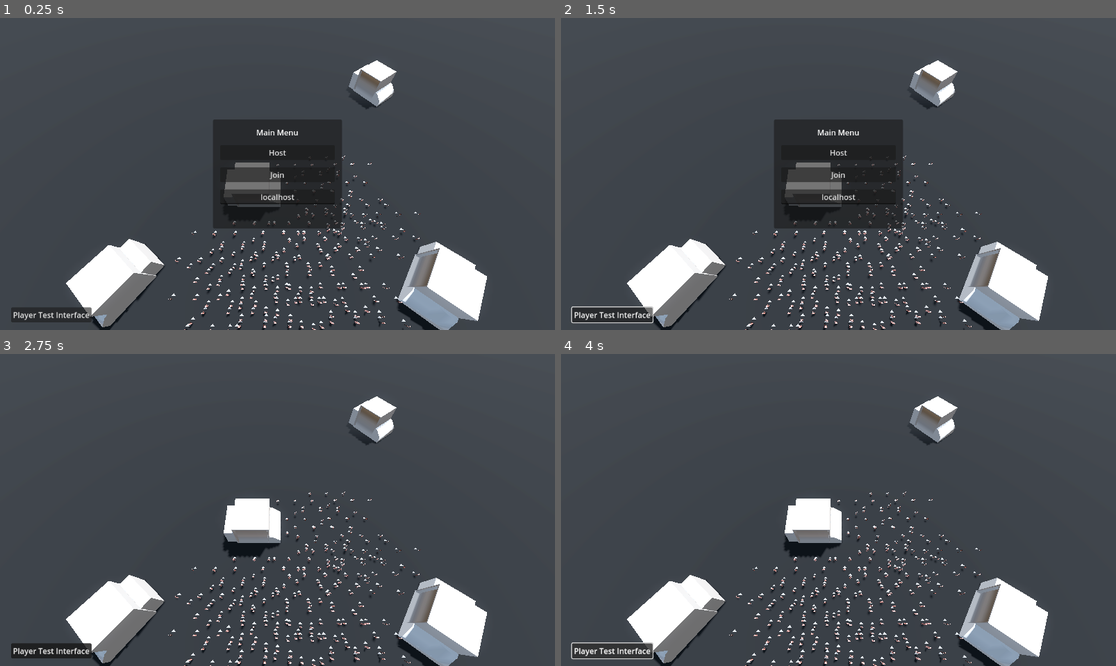
Above: before the commit, frames 1-4 (two rows, left to right).
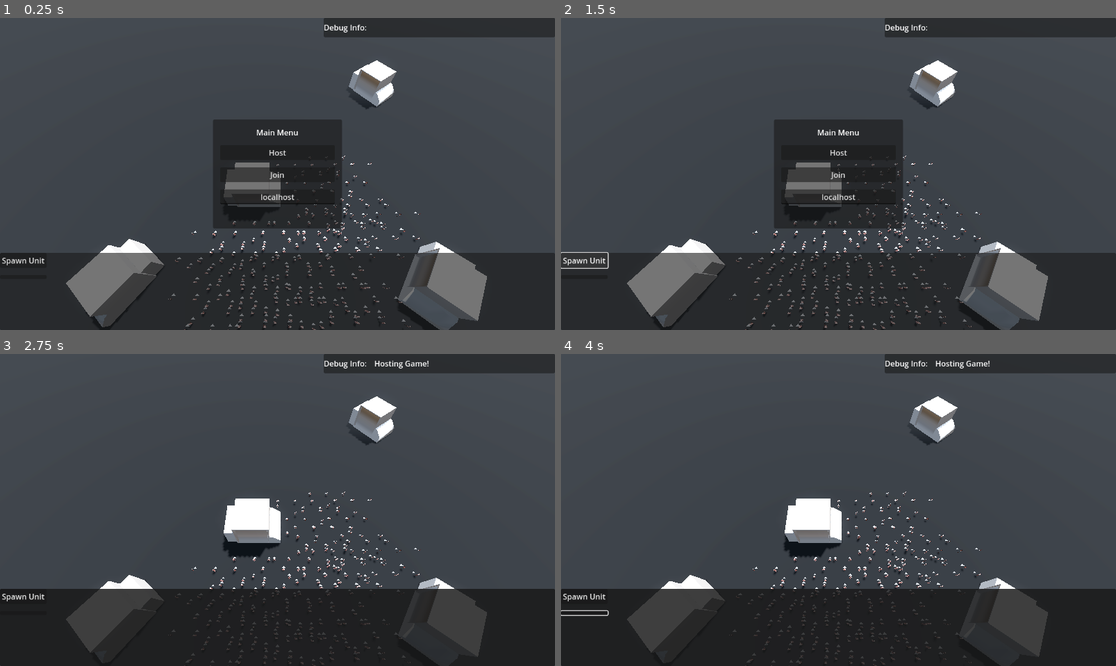
Above: after the commit, the same moments.

Repository: Tanner-Perham/ProjectRTS_v2
Game: Godot game, scene res://scenes/world_test_scene.tscn
Two runs of this game, one before a commit and one after it. Both use one fixed random seed, a clock stepped at 60 frames per second and the inputs below.
Inputs (mouse positions are in pixels of both pictures, inside the frame that each line leads up to):
- Up to frame 1 (0.25 s): no input
- Up to frame 2 (1.5 s): click (610, 314) at 0.5 s, where only the run before the commit has a clickable "Player Test Interface"; click (583, 261) at 1.25 s, where only the run after the commit has a clickable "Spawn Unit"
- Up to frame 3 (2.75 s): click "Host" at 2 s
- Up to frame 4 (4 s): click (583, 612) at 2.77 s; click (610, 650) at 3.5 s, where only the run before the commit has a clickable "Player Test Interface"

The runs differ from the first frame. In frame 1, 26% of the frame differs, in the area x 0-100%, y 0-100%; in frame 2, 25%; in frame 3, 26%; in frame 4, 26%.

Commit message:
Implemented test unit spawning and tested ownership and movement of spawned units

Diff:
--- /dev/null
+++ b/assets/UI_Canvas_Material.tres
@@ -0,0 +1,3 @@
+[gd_resource type="CanvasItemMaterial" format=3 uid="uid://kth8ims7cc0b"]
+
+[resource]
--- a/scenes/Player.tscn
+++ b/scenes/Player.tscn
@@ -1,8 +1,9 @@
-[gd_scene load_steps=5 format=3 uid="uid://cdykdax77yjlk"]
+[gd_scene load_steps=6 format=3 uid="uid://cdykdax77yjlk"]
 
 [ext_resource type="Script" uid="uid://d1bursc6as6l1" path="res://scripts/Player_Interface.gd" id="1_3li8b"]
 [ext_resource type="Texture2D" uid="uid://o4e4wrbs2rrl" path="res://image/selectionbox.png" id="2_mdl7e"]
 [ext_resource type="Script" uid="uid://bug0to2bo4wi" path="res://scripts/RTS_Camera.gd" id="3_qu4a1"]
+[ext_resource type="Material" uid="uid://kth8ims7cc0b" path="res://assets/UI_Canvas_Material.tres" id="4_mdl7e"]
 
 [sub_resource type="BoxShape3D" id="BoxShape3D_fabqq"]
 size = Vector3(325, 1, 170.624)
@@ -12,6 +13,7 @@
 metadata/_edit_lock_ = true
 
 [node name="Button" type="Button" parent="."]
+visible = false
 offset_left = 23.0
 offset_top = 601.0
 offset_right = 190.0
@@ -49,3 +51,34 @@
 shape = SubResource("BoxShape3D_fabqq")
 
 [node name="ui_formation_nodes" type="Node3D" parent="."]
+
+[node name="GameInterface" type="CanvasLayer" parent="."]
+
+[node name="PanelContainer" type="PanelContainer" parent="GameInterface"]
+top_level = true
+material = ExtResource("4_mdl7e")
+anchors_preset = 2
+anchor_top = 1.0
+anchor_bottom = 1.0
+offset_top = -160.0
+offset_right = 1152.0
+grow_vertical = 0
+
+[node name="HBoxContainer" type="HBoxContainer" parent="GameInterface/PanelContainer"]
+layout_mode = 2
+theme_override_constants/separation = 20
+
+[node name="GridContainer" type="GridContainer" parent="GameInterface/PanelContainer/HBoxContainer"]
+layout_mode = 2
+size_flags_horizontal = 0
+theme_override_constants/h_separation = 15
+theme_override_constants/v_separation = 15
+
+[node name="SpawnUnit" type="Button" parent="GameInterface/PanelContainer/HBoxContainer/GridContainer"]
+layout_mode = 2
+text = "Spawn Unit"
+
+[node name="Button2" type="Button" parent="GameInterface/PanelContainer/HBoxContainer/GridContainer"]
+layout_mode = 2
+
+[connection signal="pressed" from="GameInterface/PanelContainer/HBoxContainer/GridContainer/SpawnUnit" to="." method="_on_spawn_unit_pressed"]
--- /dev/null
+++ b/scenes/debug_info.tscn
@@ -0,0 +1,22 @@
+[gd_scene format=3 uid="uid://djtawjxwim072"]
+
+[node name="DebugInfo" type="CanvasLayer"]
+
+[node name="PanelContainer" type="PanelContainer" parent="."]
+anchors_preset = 1
+anchor_left = 1.0
+anchor_right = 1.0
+offset_left = -480.0
+offset_bottom = 40.0
+grow_horizontal = 0
+
+[node name="HBoxContainer" type="HBoxContainer" parent="PanelContainer"]
+layout_mode = 2
+theme_override_constants/separation = 15
+
+[node name="Label" type="Label" parent="PanelContainer/HBoxContainer"]
+layout_mode = 2
+text = "Debug Info:"
+
+[node name="NetworkStatus" type="Label" parent="PanelContainer/HBoxContainer"]
+layout_mode = 2
--- a/scenes/world_test_scene.tscn
+++ b/scenes/world_test_scene.tscn
@@ -1,9 +1,10 @@
-[gd_scene load_steps=12 format=3 uid="uid://cjqgbnv2uf5rv"]
+[gd_scene load_steps=13 format=3 uid="uid://cjqgbnv2uf5rv"]
 
 [ext_resource type="Script" uid="uid://hq0vuwrwygpv" path="res://scripts/world.gd" id="1_uf3he"]
 [ext_resource type="PackedScene" uid="uid://cdykdax77yjlk" path="res://scenes/Player.tscn" id="1_y8mov"]
 [ext_resource type="PackedScene" uid="uid://by83x3paktynw" path="res://gltf/building.dae" id="2_1lx0s"]
 [ext_resource type="PackedScene" uid="uid://cfad5wy2om38f" path="res://scenes/test_unit.tscn" id="4_k6mqi"]
+[ext_resource type="PackedScene" uid="uid://djtawjxwim072" path="res://scenes/debug_info.tscn" id="5_wjhqw"]
 
 [sub_resource type="ProceduralSkyMaterial" id="ProceduralSkyMaterial_1fvuv"]
 sky_horizon_color = Color(0.64625, 0.65575, 0.67075, 1)
@@ -1264,8 +1265,10 @@
 alignment = 1
 
 [node name="MultiplayerSpawner" type="MultiplayerSpawner" parent="."]
-_spawnable_scenes = PackedStringArray("uid://cdykdax77yjlk")
+_spawnable_scenes = PackedStringArray("uid://cdykdax77yjlk", "uid://cfad5wy2om38f")
 spawn_path = NodePath("..")
+
+[node name="DebugInfo" parent="." instance=ExtResource("5_wjhqw")]
 
 [connection signal="pressed" from="CanvasLayer/MainMenu/MarginContainer/VBoxContainer/HostButton" to="." method="_on_host_button_pressed"]
 [connection signal="pressed" from="CanvasLayer/MainMenu/MarginContainer/VBoxContainer/JoinButton" to="." method="_on_join_button_pressed"]
--- a/scripts/Player_Interface.gd
+++ b/scripts/Player_Interface.gd
@@ -11,6 +11,11 @@
 @onready var player_camera_visibleunits_Area3D: Area3D = $camera_base/visibleunits_area3D
 @onready var ui_dragbox: NinePatchRect = $ui_dragbox
 @onready var ui_formation_nodes_tree: Node3D = $ui_formation_nodes
+
+@onready var game_interface: CanvasLayer = $GameInterface
+
+# TESTING
+@onready var spawn_unit_button: Button = $"GameInterface/PanelContainer/HBoxContainer/GridContainer/SpawnUnit"
 
 # CONSTANTS
 const MIN_DRAG_SQUARED: int = 128
@@ -46,6 +51,10 @@
 	formation_nodes_pool_build()
 	initialise_interface()
 
+	# Set player_id based on multiplayer client ID if in multiplayer
+	if multiplayer.has_multiplayer_peer():
+		player_id = str(multiplayer.get_unique_id())
+		print("Player interface initialized with multiplayer ID: ", player_id)
 
 func unit_entered(unit: Node3D) -> void:
 	"""
@@ -203,8 +212,6 @@
 
 func single_cast_selection(mouse_2D_pos: Vector2, shift: bool) -> void:
 	for unit in available_units.values():
-		if unit.player_owner != player_id:
-			continue
 		var unit_2D_pos: Vector2 = player_camera.camera.unproject_position( (unit as Node3D).transform.origin + Vector3(0, 0.85, 0))
 
 		if (mouse_2D_pos.distance_to(unit_2D_pos)) < 10.5:
@@ -301,3 +308,29 @@
 		# Only send commands to units you own in multiplayer
 		if unit.player_owner == player_id:
 			unit.unit_path_new(Vector3(goal2D.x, unit.position.y, goal2D.y))
+
+# TESTING
+func _on_spawn_unit_pressed() -> void:
+	# Get the camera's center position for spawning
+	var camera_center = Vector2(get_viewport().get_visible_rect().size / 2)
+	var spawn_position_3D = player_camera.get_vector3_from_camera_raycast(camera_center)
+
+	# If raycast failed, use camera position instead
+	if spawn_position_3D == Vector3.ZERO:
+		spawn_position_3D = player_camera.global_position
+		spawn_position_3D.y = 0  # Ensure unit spawns on the ground
+
+	# Get the world node
+	var world = get_tree().root.get_node_or_null("World")
+	if world:
+		# Use the world's RPC function to spawn a unit properly in multiplayer
+		if multiplayer.is_server():
+			# Server directly spawns the unit
+			world.spawn_test_unit(spawn_position_3D, player_id)
+		else:
+			# Clients request the server to spawn a unit
+			world.rpc_id(1, "request_spawn_test_unit", spawn_position_3D)
+
+		print("Requested unit spawn at: ", spawn_position_3D)
+	else:
+		print("ERROR: World node not found. Cannot spawn unit.")
--- a/scripts/test_unit.gd
+++ b/scripts/test_unit.gd
@@ -7,7 +7,12 @@
 @onready var animation_player:AnimationPlayer = $Test_Unit_01/mixamo_base/AnimationPlayer2
 @onready var multiplayer_synchronizer:MultiplayerSynchronizer = $MultiplayerSynchronizer
 
-@export var player_owner: String
+@export var player_owner: String:
+	set(new_value):
+		player_owner = new_value
+		# When we set player_owner, we need to sync this to all clients
+		if multiplayer_synchronizer and multiplayer_synchronizer.get_multiplayer_authority() == multiplayer.get_unique_id():
+			rpc("update_player_owner", new_value)
 
 # The direct position variable
 var sync_position: Vector3 = Vector3.ZERO
@@ -39,14 +44,29 @@
 	unit_graphic.position.y = - NavigationServer3D.map_get_cell_height(map_RID) * 2
 	selected = false
 
-	# Setup multiplayer authority
-	if multiplayer_synchronizer:
-		# Only server has authority over units
-		multiplayer_synchronizer.set_multiplayer_authority(1) # 1 is typically the server
+	# Setup multiplayer authority - server has authority over all units
+	if multiplayer.has_multiplayer_peer():
+		# Set the initial sync position for clients
+		sync_position = global_position
+		sync_rotation = global_rotation
+
+		if multiplayer_synchronizer:
+			# Server has authority over units
+			multiplayer_synchronizer.set_multiplayer_authority(1)
+
+	# Force a position update to ensure clients see the unit in the right place
+	if multiplayer.is_server():
+		# Initial position should be synced to clients
+		rpc("update_client_transform", global_position, global_rotation)
+		rpc("update_player_owner", player_owner)
+
+@rpc("authority", "call_remote")
+func update_player_owner(new_owner: String) -> void:
+	player_owner = new_owner
 
 func _process(_delta: float) -> void:
 	# Apply synced position/rotation for clients
-	if not is_multiplayer_authority():
+	if multiplayer.has_multiplayer_peer() and not is_multiplayer_authority():
 		if sync_position != Vector3.ZERO:
 			global_position = sync_position
 		if sync_rotation != Vector3.ZERO:
@@ -60,7 +80,7 @@
 
 func unit_path_new(goal_position: Vector3) -> void:
 	# If we're not the server, send an RPC to the server
-	if not is_multiplayer_authority():
+	if multiplayer.has_multiplayer_peer() and not is_multiplayer_authority():
 		rpc_id(1, "server_unit_path_new", goal_position)
 		return
 
@@ -80,7 +100,7 @@
 
 func _physics_process(delta: float) -> void:
 	# Only process movement on the authority (server)
-	if not is_multiplayer_authority():
+	if multiplayer.has_multiplayer_peer() and not is_multiplayer_authority():
 		return
 
 	if pathing:
--- a/scripts/world.gd
+++ b/scripts/world.gd
@@ -3,6 +3,9 @@
 @onready var main_menu = $CanvasLayer/MainMenu
 @onready var address_entry = $"CanvasLayer/MainMenu/MarginContainer/VBoxContainer/Address Entry"
 @onready var multiplayer_spawner = $MultiplayerSpawner
+
+@onready var debug_info = $DebugInfo
+@onready var network_status_info = $DebugInfo/PanelContainer/HBoxContainer/NetworkStatus
 
 const Player = preload("res://scenes/Player.tscn")
 const TestUnit = preload("res://scenes/test_unit.tscn")
@@ -11,14 +14,12 @@
 var enet_peer = ENetMultiplayerPeer.new()
 
 func _ready():
-	# Make sure the test_unit scene is registered as spawnable
+	# Configure the MultiplayerSpawner to include both Player and TestUnit scenes
 	if multiplayer_spawner:
-		# Add the test_unit scene to spawnable scenes if it isn't already
-		var spawnable_scenes = multiplayer_spawner._spawnable_scenes
-		var test_unit_path = "uid://dxcsmnywfolfe"  # The unit UID from the file
-		if not test_unit_path in spawnable_scenes:
-			spawnable_scenes.append(test_unit_path)
-			multiplayer_spawner._spawnable_scenes = spawnable_scenes
+		# Set spawnable scenes properly - directly assign to the property
+		var scenes_to_spawn = PackedStringArray(["res://scenes/Player.tscn", "res://scenes/test_unit.tscn"])
+		multiplayer_spawner._spawnable_scenes = scenes_to_spawn
+		print("Multiplayer spawner configured with scenes: ", scenes_to_spawn)
 
 func _on_host_button_pressed() -> void:
 	main_menu.hide()
@@ -29,12 +30,16 @@
 
 	add_player(multiplayer.get_unique_id())
 
+	network_status_info.text = "Hosting Game!"
+
 
 func _on_join_button_pressed() -> void:
 	main_menu.hide()
 
 	enet_peer.create_client(str(address_entry.text), PORT)
 	multiplayer.multiplayer_peer = enet_peer
+
+	network_status_info.text = "Joined game at: " + str(address_entry.text)
 
 func add_player(peer_id):
 	var player = Player.instantiate()
@@ -51,7 +56,11 @@
 	var unit = TestUnit.instantiate()
 	unit.player_owner = owner_id
 	unit.global_position = position
-	add_child(unit)
+
+	# Use add_child through the multiplayer API to ensure replication
+	# The multiplayer spawner will detect this and replicate to clients
+	add_child(unit, true)
+	print("Server spawned unit at position: ", position, " with owner: ", owner_id)
 
 # Called by clients to request unit creation
 @rpc("any_peer", "call_local")
@@ -62,3 +71,4 @@
 	# Get the client ID that sent the request
 	var client_id = str(multiplayer.get_remote_sender_id())
 	spawn_test_unit(position, client_id)
+	print("Received spawn request from client: ", client_id)
